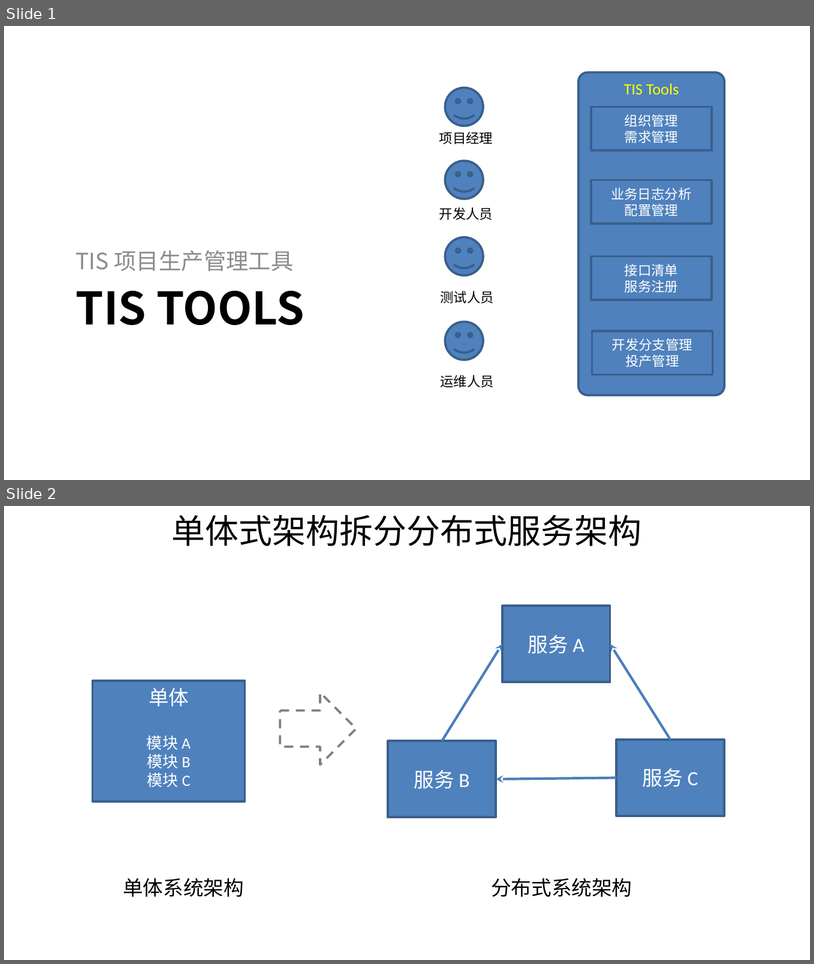
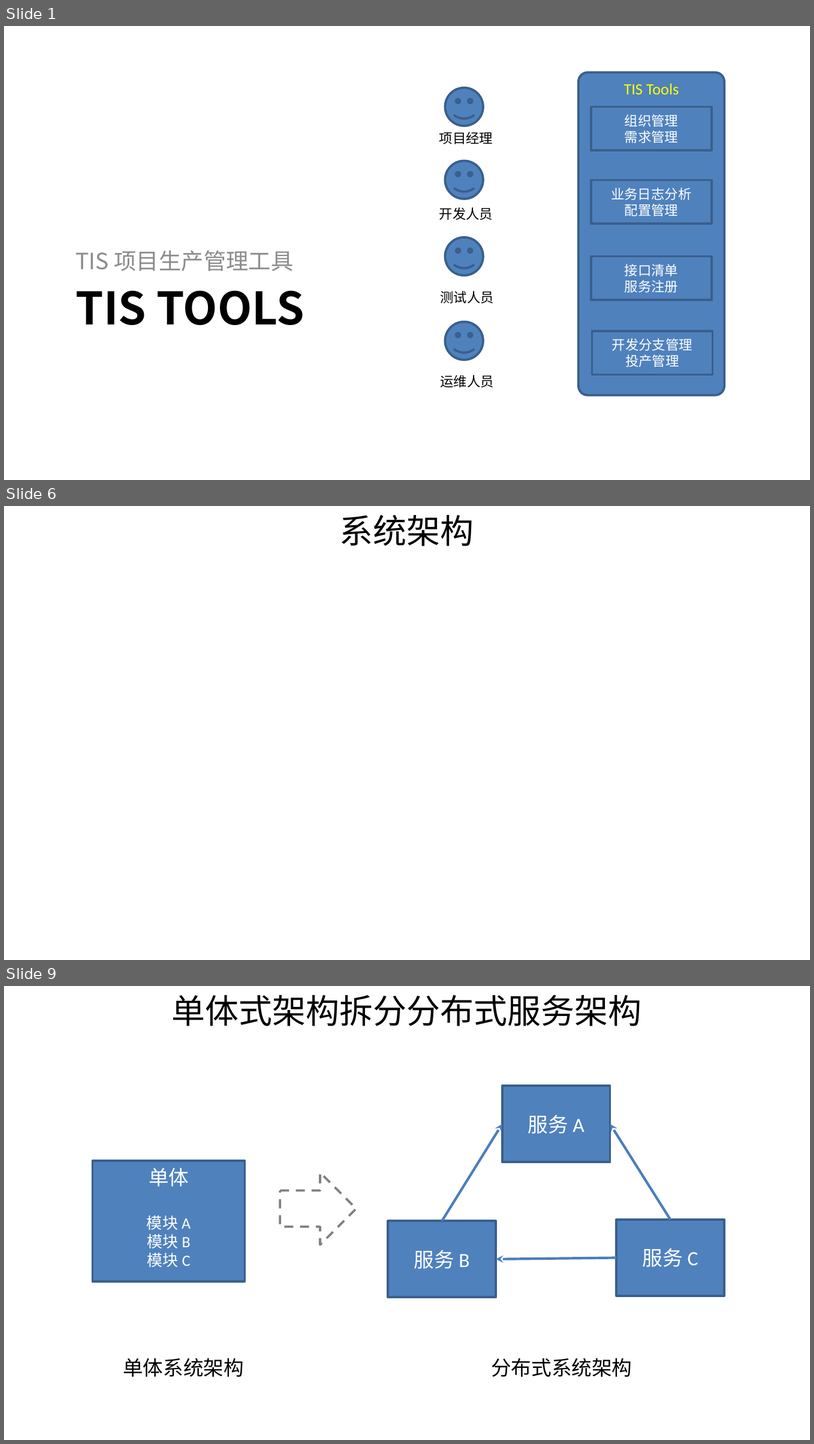
Before and after one commit to shiyunlai/tistools, a slide deck: TIStools.pptx. Shown one above the other, each under a label of ours: slides 1 and 2 before the commit, slides 1, 6 and 9 after it; the slides between them are not shown. The pictures are 814x964 and 814x1444 pixels, drawn with LibreOffice and Linux fonts; fonts in the diff are those of the drawing. Boxes give left, top, right and bottom in pixels: in the first picture for what was removed or moved away, otherwise in the second. Text is boxed around its words. In the diff, an @@ line names an element or a change of style, - is before the commit and + after.

```diff
--- a/TIStools.pptx
+++ b/TIStools.pptx
@@ slide 6 added at box(4, 506, 810, 960), background #FFFFFF @@
@@ text added at box(340, 515, 474, 546), 30 pt, text #000000 @@
+系统架构
@@ what was slide 2 is now slide 9 @@
```
Also in this commit, not shown: 3 slides changed, 5 other slides added.
